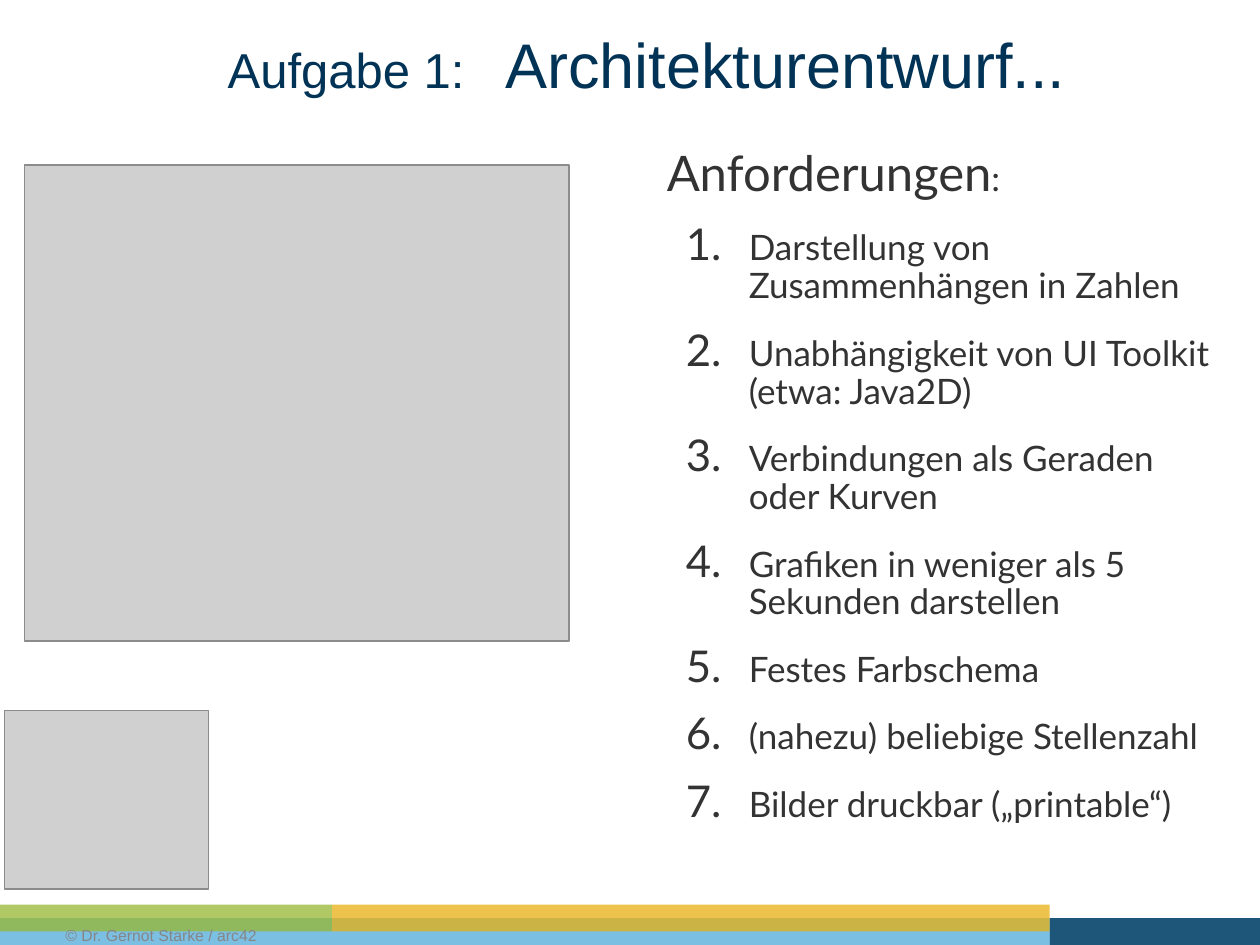
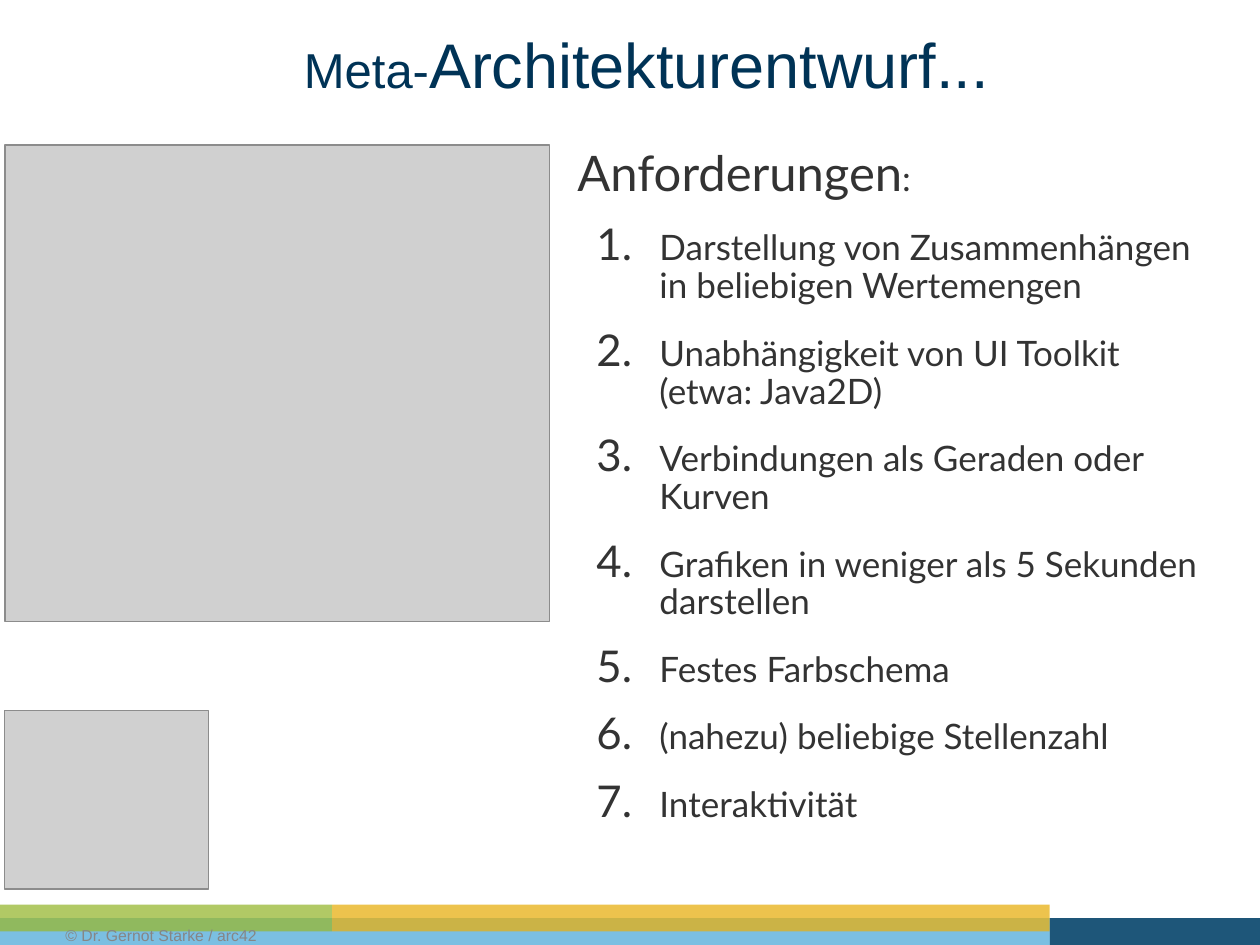
Before and after one commit to gernotstarke/cirQlizr, a slide deck: slide 5 of doc/Design-Challenge.pptx. Drawn at 1260x945 pixels with LibreOffice and Linux fonts; fonts in the diff are those of the drawing; grey boxes stand for pictures. Boxes give left, top, right and bottom in pixels: in the first picture for what was removed or moved away, otherwise in the second. Text is boxed around its words. In the diff, an @@ line names an element or a change of style, - is before the commit and + after.

Commit message:
challenge, erweitert

```diff
--- a/doc/Design-Challenge.pptx
+++ b/doc/Design-Challenge.pptx
@@ title at (304,42,989,89): text changed @@
-Aufgabe 1: Architekturentwurf...
+Meta-Architekturentwurf...
@@ picture: place and size @@
-picture at (25,165,570,641)
+picture at (5,145,549,621)
@@ text at (577,155,1197,756): text changed @@
-  7. Bilder druckbar („printable“)
+  7. Interaktivität
@@ text "Anforderungen:": place and size @@
-text "Anforderungen:" at (667,155,1209,756)
+text "Anforderungen:" at (577,155,1197,756)
@@ text at (659,234,1191,305): text changed @@
-  1. Darstellung von Zusammenhängen in Zahlen
+  1. Darstellung von Zusammenhängen in beliebigen Wertemengen
```
